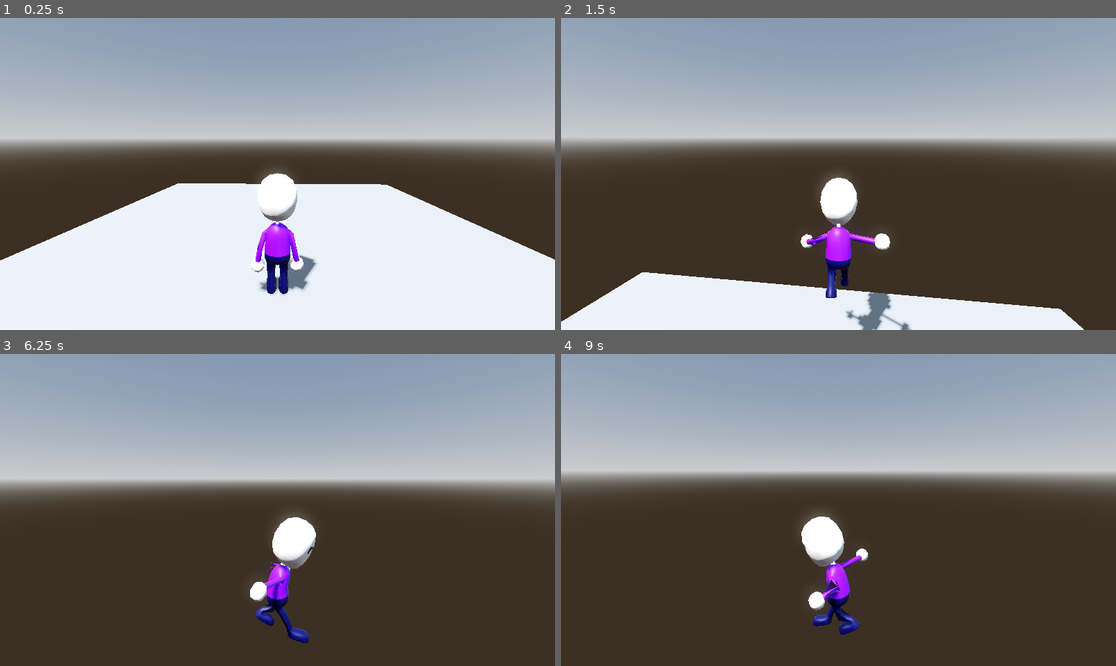
Above: before the commit, frames 1-4 (two rows, left to right).
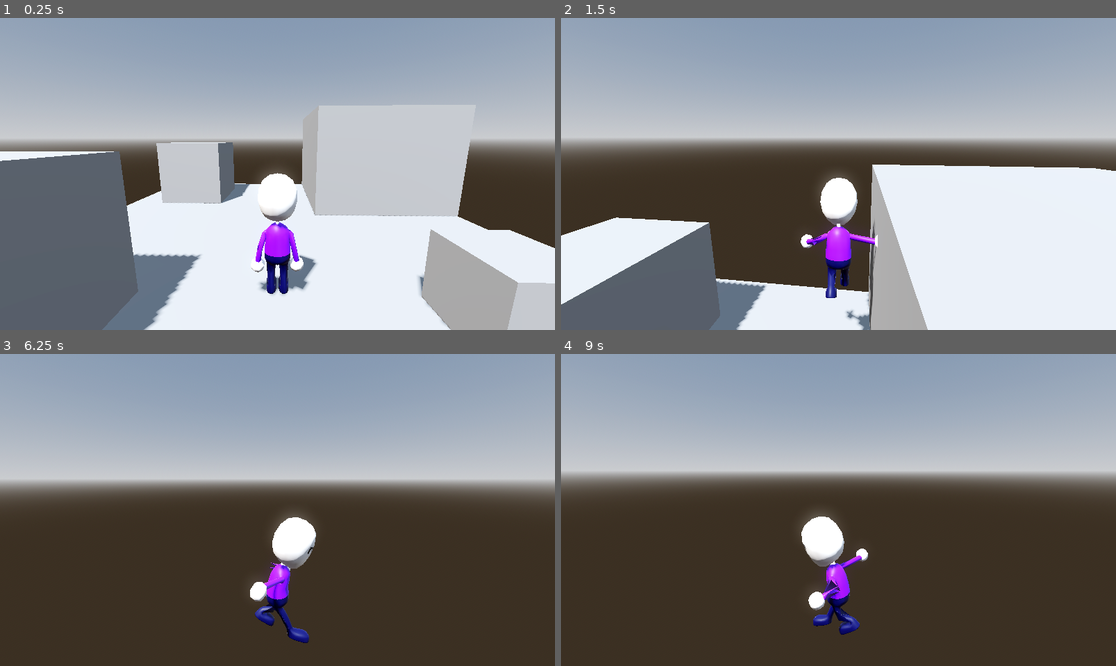
Above: after the commit, the same moments.

Repository: Zencode22/Lo-Fi_Magic
Game: Godot game, scene res://Level.tscn
Two runs of this game, one before a commit and one after it. Both use one fixed random seed, a clock stepped at 60 frames per second and the inputs below.
Inputs (mouse positions are in pixels of both pictures, inside the frame that each line leads up to):
- Up to frame 1 (0.25 s): no input
- Up to frame 2 (1.5 s): move the mouse to (866, 174) at 0.52 s; hold Shift (run) 0.53-1.28 s; hold W (move_forward) from 0.53 s (still down); tap Space (jump) at 0.77 s; move the mouse to (810, 174) at 1.27 s; tap Shift (run) at 1.35 s
- Up to frame 3 (6.25 s): tap Space (jump) at 1.52, 3.02, 3.5, 3.77, 4.52, 5, 6.02 s; move the mouse to (288, 503) at 2.02 s; hold Shift (run) 2.03-2.78 s; tap Enter at 2.75, 4.25, 5.75 s; move the mouse to (271, 516) at 2.77 s; tap Shift (run) at 2.85, 4.35, 5.85 s; move the mouse to (316, 513) at 3.52 s; hold Shift (run) 3.53-4.28 s; move the mouse to (233, 506) at 4.27 s; move the mouse to (283, 510) at 5.02 s; hold Shift (run) 5.03-5.78 s; move the mouse to (255, 503) at 5.77 s; release W (move_forward) at 5.78 s; hold D (move_right) from 5.78 s (still down)
- Up to frame 4 (9 s): move the mouse to (866, 510) at 6.52 s; release D (move_right) at 6.53 s; hold Shift (run) 6.53-7.28 s; hold W (move_forward) 6.53-8.78 s; tap Space (jump) at 6.77, 7.52, 8 s; move the mouse to (810, 510) at 7.27 s; tap Shift (run) at 7.35, 8.85 s; move the mouse to (849, 503) at 8.02 s; hold Shift (run) 8.03-8.78 s; move the mouse to (832, 516) at 8.77 s; hold A (move_left) from 8.78 s (still down)

The runs differ from the first frame. In frame 1, 30% of the frame differs, in the area x 0-100%, y 27-100%; in frame 2, 31%, in the area x 0-100%, y 46-100%; in frame 3, less than 0.1%; in frame 4, less than 0.1%.

Commit message:
Default Level updated
There is a rigid body cube and some stuff that the player can try and climb on using that movable cube. Also useful to test future mechanics on, like ledge grabbing

Diff:
--- a/lo-fi-magic/Level.tscn
+++ b/lo-fi-magic/Level.tscn
@@ -1,6 +1,7 @@
-[gd_scene load_steps=7 format=3 uid="uid://1qwafr6qsdnv"]
+[gd_scene load_steps=12 format=3 uid="uid://1qwafr6qsdnv"]
 
 [ext_resource type="PackedScene" uid="uid://ybnrb2sa4r6q" path="res://player.tscn" id="1_bexhn"]
+[ext_resource type="Script" uid="uid://cs0cbpmefbgs7" path="res://MovableObject.gd" id="2_t7iv1"]
 
 [sub_resource type="ProceduralSkyMaterial" id="ProceduralSkyMaterial_epcml"]
 sky_horizon_color = Color(0.662243, 0.671743, 0.686743, 1)
@@ -20,6 +21,14 @@
 
 [sub_resource type="ConcavePolygonShape3D" id="ConcavePolygonShape3D_bexhn"]
 data = PackedVector3Array(5, 0, 5, -5, 0, 5, 5, 0, -5, -5, 0, 5, -5, 0, -5, 5, 0, -5)
+
+[sub_resource type="BoxShape3D" id="BoxShape3D_wkftn"]
+
+[sub_resource type="BoxMesh" id="BoxMesh_2nifc"]
+
+[sub_resource type="BoxMesh" id="BoxMesh_t7iv1"]
+
+[sub_resource type="BoxShape3D" id="BoxShape3D_2nifc"]
 
 [node name="Node3D" type="Node3D"]
 
@@ -41,3 +50,44 @@
 [node name="Player" parent="." groups=["LookAtPoint"] instance=ExtResource("1_bexhn")]
 transform = Transform3D(0.99972856, 0, 0.023298062, 0, 1, 0, -0.023298062, 0, 0.99972856, 0, -0.03986633, -2)
 linear_damp = 3.0
+
+[node name="MovableCube" type="RigidBody3D" parent="."]
+transform = Transform3D(1, 0, 0, 0, 1, 0, 0, 0, 1, -2.5, 0.52344126, -2.5)
+axis_lock_angular_x = true
+axis_lock_angular_y = true
+axis_lock_angular_z = true
+script = ExtResource("2_t7iv1")
+
+[node name="CollisionShape3D" type="CollisionShape3D" parent="MovableCube"]
+shape = SubResource("BoxShape3D_wkftn")
+
+[node name="MeshInstance3D2" type="MeshInstance3D" parent="MovableCube/CollisionShape3D"]
+mesh = SubResource("BoxMesh_2nifc")
+skeleton = NodePath("../../..")
+
+[node name="StaticBody3D" type="StaticBody3D" parent="."]
+transform = Transform3D(2, 0, 0, 0, 2, 0, 0, 0, 2, 3, 1, -3)
+
+[node name="MeshInstance3D" type="MeshInstance3D" parent="StaticBody3D"]
+mesh = SubResource("BoxMesh_t7iv1")
+
+[node name="CollisionShape3D" type="CollisionShape3D" parent="StaticBody3D"]
+shape = SubResource("BoxShape3D_2nifc")
+
+[node name="StaticBody3D2" type="StaticBody3D" parent="."]
+transform = Transform3D(2, 0, 0, 0, 2, 0, 0, 0, 2, 3, 1, 3)
+
+[node name="MeshInstance3D" type="MeshInstance3D" parent="StaticBody3D2"]
+mesh = SubResource("BoxMesh_t7iv1")
+
+[node name="CollisionShape3D" type="CollisionShape3D" parent="StaticBody3D2"]
+shape = SubResource("BoxShape3D_2nifc")
+
+[node name="StaticBody3D3" type="StaticBody3D" parent="."]
+transform = Transform3D(4, 0, 0, 0, 4, 0, 0, 0, 4, -3, 1, 3)
+
+[node name="MeshInstance3D" type="MeshInstance3D" parent="StaticBody3D3"]
+mesh = SubResource("BoxMesh_t7iv1")
+
+[node name="CollisionShape3D" type="CollisionShape3D" parent="StaticBody3D3"]
+shape = SubResource("BoxShape3D_2nifc")
--- /dev/null
+++ b/lo-fi-magic/MovableObject.gd
@@ -0,0 +1,11 @@
+extends RigidBody3D
+
+
+# Called when the node enters the scene tree for the first time.
+func _ready() -> void:
+	pass # Replace with function body.
+
+
+# Called every frame. 'delta' is the elapsed time since the previous frame.
+func _process(delta: float) -> void:
+	pass
Not shown, added: lo-fi-magic/MovableObject.gd.uid
